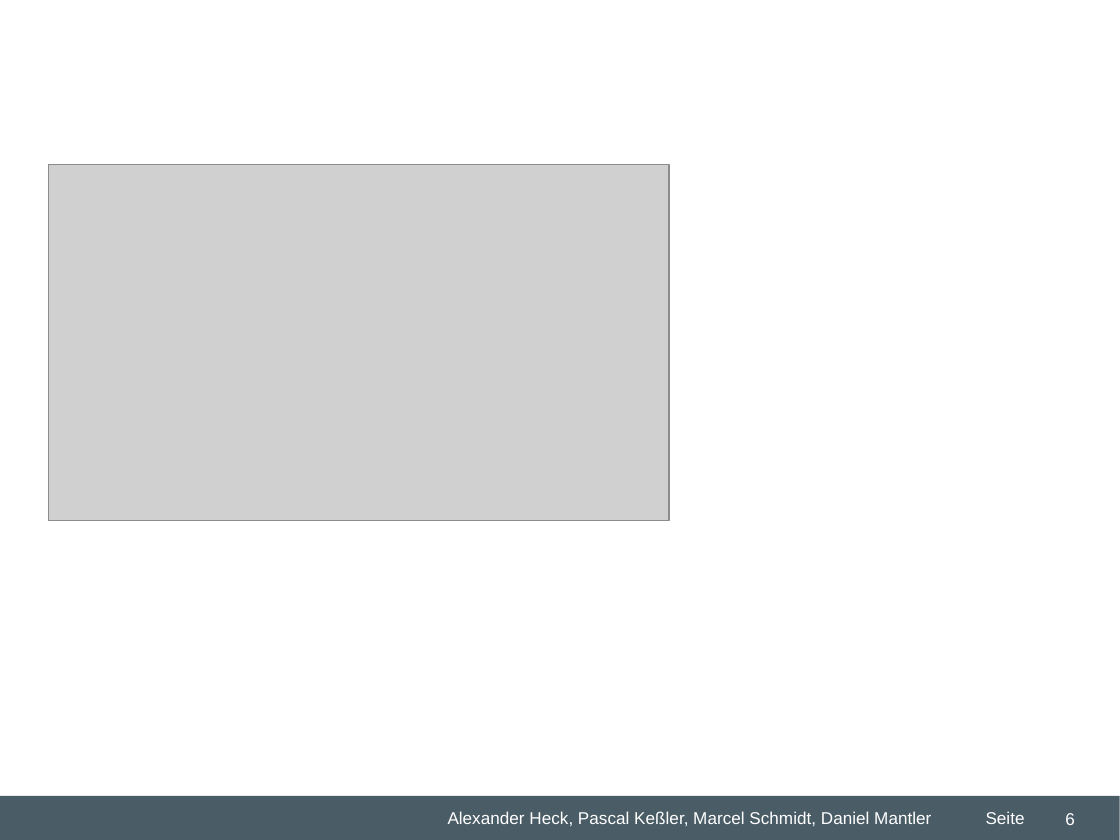
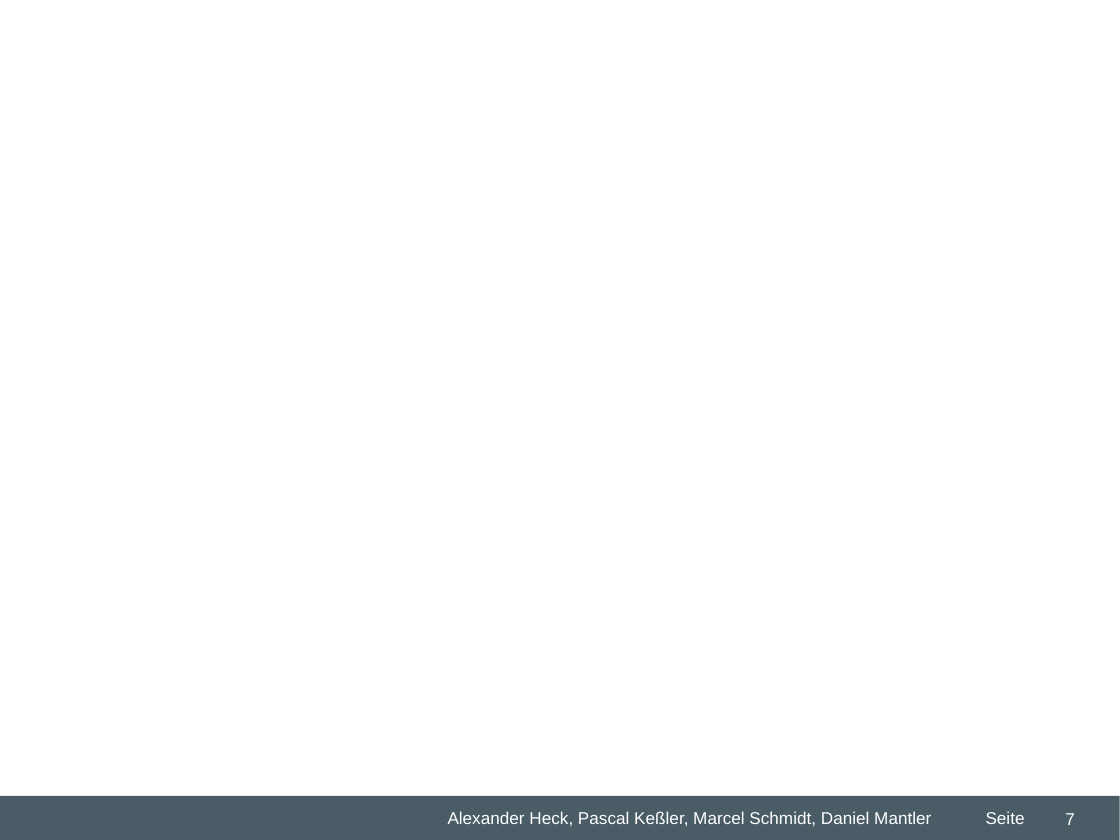
Before and after one commit to dmntlr/predictiveproject, a slide deck: slide 7 of Desktop/Studium/5. Semester/Predictive Analytics/Gruppenarbeit/WZ2 Predicitve Analytics Übung.ppt (slide 6 before the commit). Drawn at 1120x840 pixels with LibreOffice and Linux fonts; fonts in the diff are those of the drawing; grey boxes stand for pictures; background and template pictures are left out. Boxes give left, top, right and bottom in pixels: in the first picture for what was removed or moved away, otherwise in the second. Text is boxed around its words. In the diff, an @@ line names an element or a change of style, - is before the commit and + after.

```diff
--- a/Desktop/Studium/5. Semester/Predictive Analytics/Gruppenarbeit/WZ2 Predicitve Analytics Übung.ppt
+++ b/Desktop/Studium/5. Semester/Predictive Analytics/Gruppenarbeit/WZ2 Predicitve Analytics Übung.ppt
@@ picture removed at (48,165,669,521) @@
@@ page number at (1065,813,1075,825): text changed @@
-6
+7
```
Also in this commit, not shown: 3 other slides changed, 1 slide added, 1 other file.
